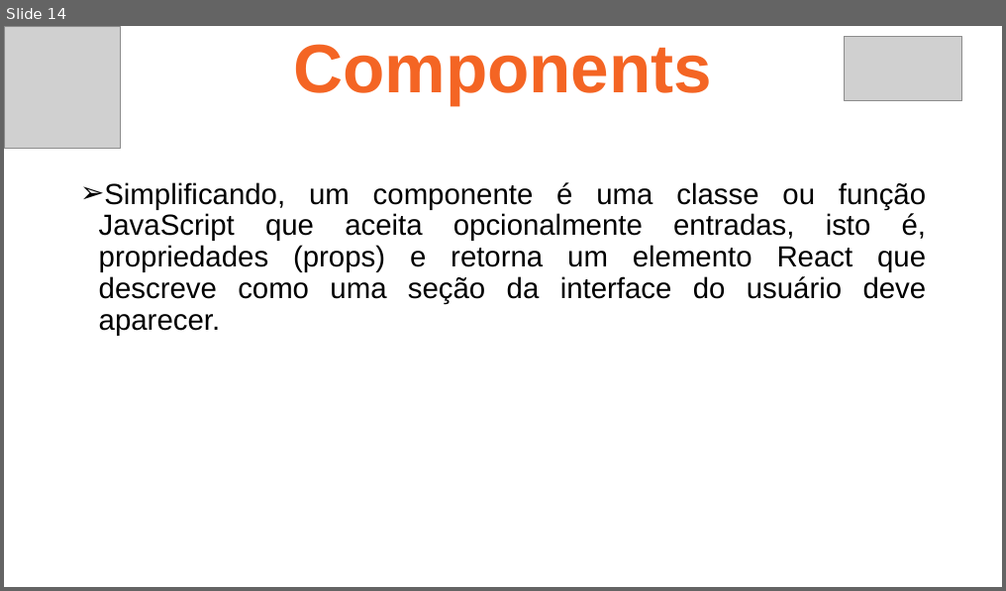
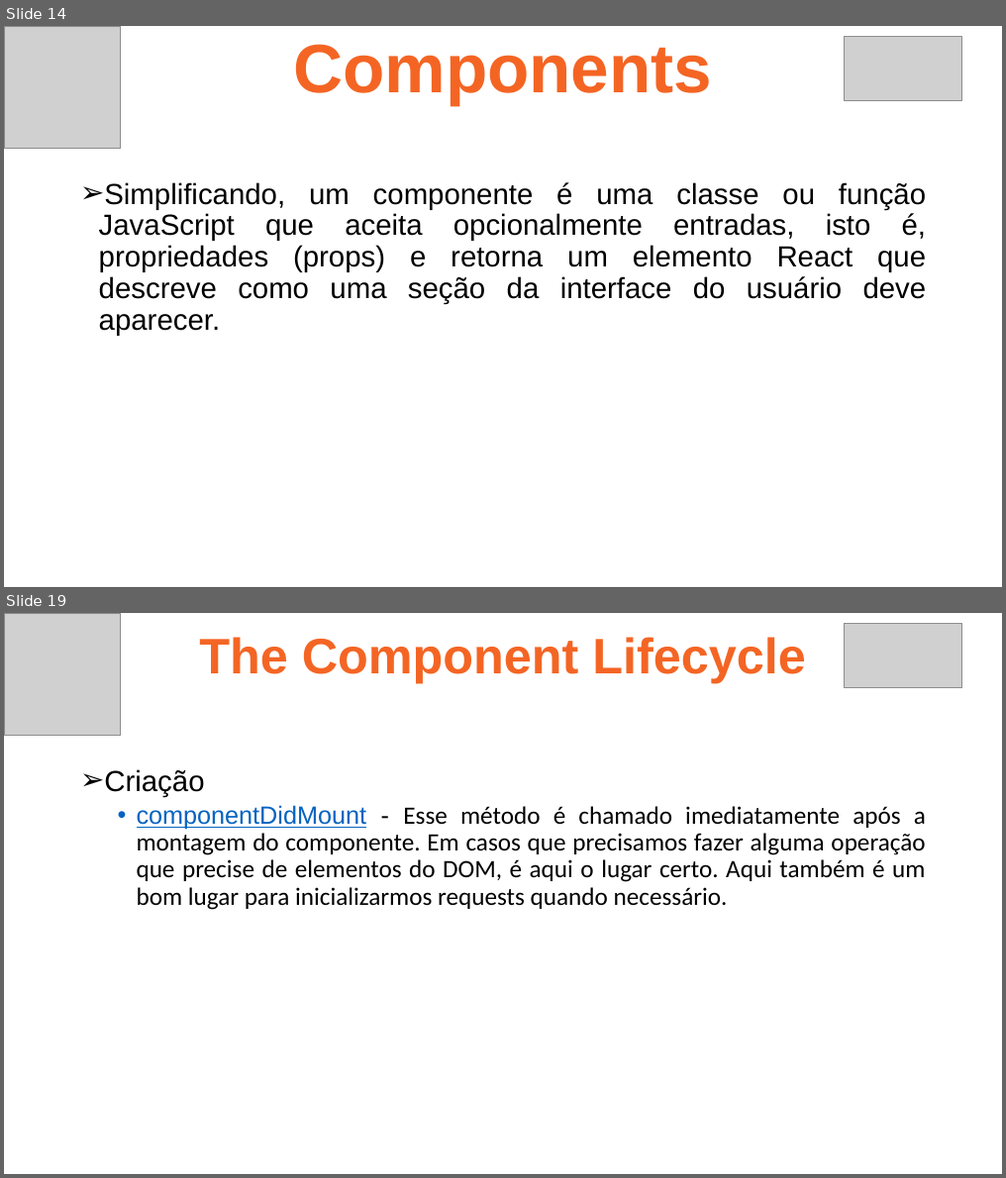
Before and after one commit to ruan4f/Treinamento_Node_React, a slide deck: material/ReactAula1.pptx. Shown one above the other, each under a label of ours: slide 14 before the commit, slides 14 and 19 after it; the slides between them are not shown. The pictures are 1006x591 and 1006x1178 pixels, drawn with LibreOffice and Linux fonts; fonts in the diff are those of the drawing; grey boxes stand for pictures. Boxes give left, top, right and bottom in pixels: in the first picture for what was removed or moved away, otherwise in the second. Text is boxed around its words. In the diff, an @@ line names an element or a change of style, - is before the commit and + after.

```diff
--- a/material/ReactAula1.pptx
+++ b/material/ReactAula1.pptx
@@ slide 19 added at [4, 613, 1002, 1174], background #FFFFFF @@
@@ picture added at [4, 613, 120, 736] @@
@@ text added at [199, 637, 806, 683], 48 pt, text #F46524, bold @@
+The Component Lifecycle
@@ picture added at [844, 623, 962, 687] @@
@@ text added at [104, 769, 926, 910], 24 pt, text #000000 @@
+➢ Criação
+  • componentDidMount - Esse método é chamado imediatamente após a montagem do componente. Em casos que precisamos fazer alguma operação que precise de elementos do DOM, é aqui o lugar certo. Aqui também é um bom lugar para inicializarmos requests quando necessário.
```
Also in this commit, not shown: 3 slides changed, 4 other slides added, 14 other files.
